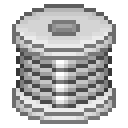
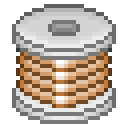
Before/after of a 128x128 layered artwork. What changed in the layer stack:
added layer "Copper new" above "Copper" over (16, 48, 112, 108)
hid "Silver (color overlay this one)" over (16, 48, 112, 108)
